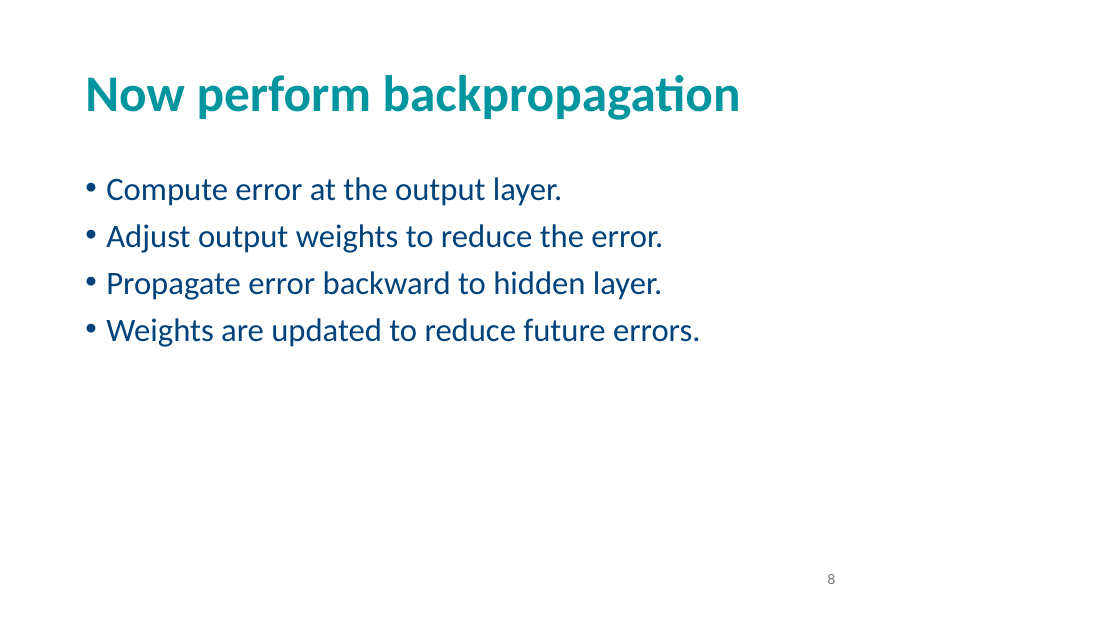
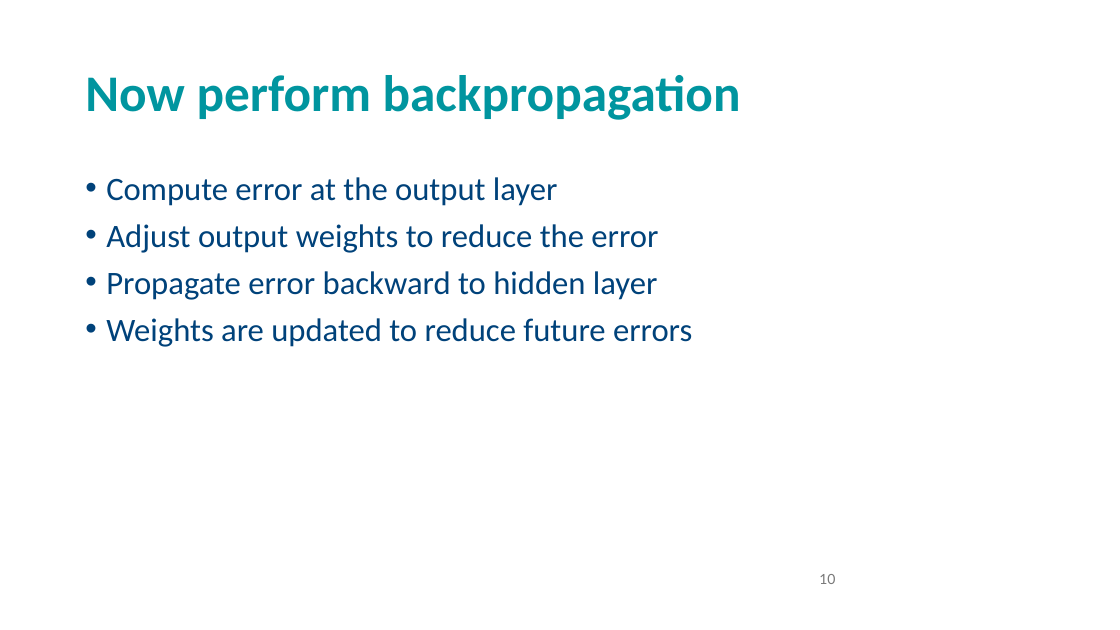
Before and after one commit to andrewcparnell/STAT41130, a slide deck: slide 10 of slides/day 2/D2C1_ANN.pptx (slide 8 before the commit). Drawn at 1120x630 pixels with LibreOffice and Linux fonts; fonts in the diff are those of the drawing; background and template pictures are left out. Boxes give left, top, right and bottom in pixels: in the first picture for what was removed or moved away, otherwise in the second. Text is boxed around its words. In the diff, an @@ line names an element or a change of style, - is before the commit and + after.

```diff
--- a/slides/day 2/D2C1_ANN.pptx
+++ b/slides/day 2/D2C1_ANN.pptx
@@ text at (106,177,692,347): text changed @@
-• Compute error at the output layer.
-• Adjust output weights to reduce the error.
-• Propagate error backward to hidden layer.
-• Weights are updated to reduce future errors.
+• Compute error at the output layer
+• Adjust output weights to reduce the error
+• Propagate error backward to hidden layer
+• Weights are updated to reduce future errors
@@ page number at (819,574,835,584): text changed @@
-8
+10
```
Also in this commit, not shown: 7 other slides changed, 3 slides added, 31 other files.
